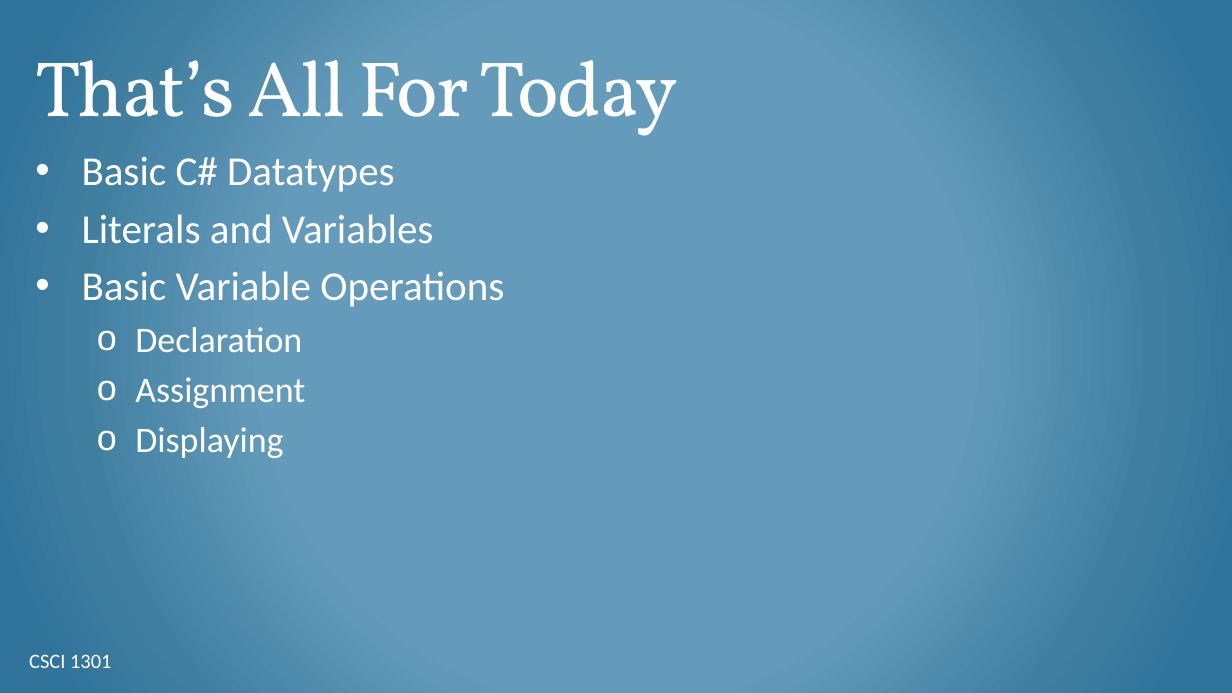
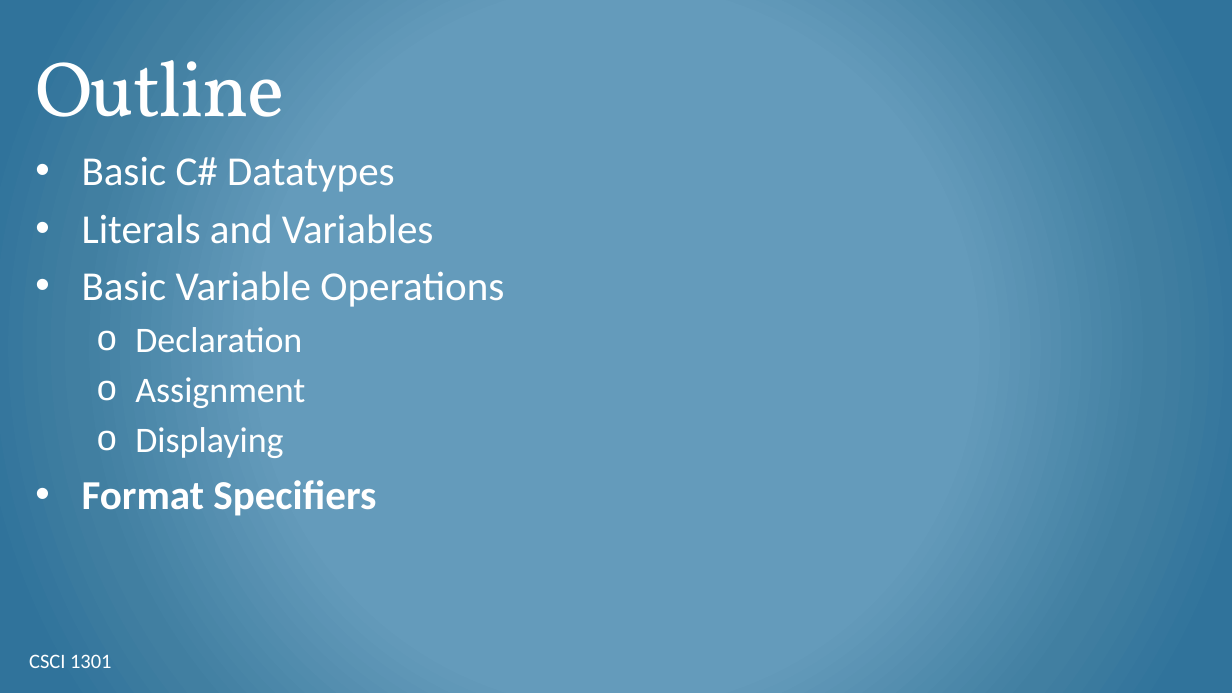
Before and after one commit to csci-1301/csci-1301.github.io, a slide deck: slide 16 of lectures/030_datatypes_and_variables/Datatypes-Variables.pptx. Drawn at 1232x693 pixels with LibreOffice and Linux fonts; fonts in the diff are those of the drawing; background and template pictures are left out. Boxes give left, top, right and bottom in pixels: in the first picture for what was removed or moved away, otherwise in the second. Text is boxed around its words. In the diff, an @@ line names an element or a change of style, - is before the commit and + after.

```diff
--- a/lectures/030_datatypes_and_variables/Datatypes-Variables.pptx
+++ b/lectures/030_datatypes_and_variables/Datatypes-Variables.pptx
@@ title at (35, 60, 284, 117): text changed @@
-That’s All For Today
+Outline
@@ text at (82, 480, 376, 516): paragraph added @@
+• Format Specifiers
```
Also in this commit, not shown: 4 other slides changed, 4 slides added, 1 other file.
